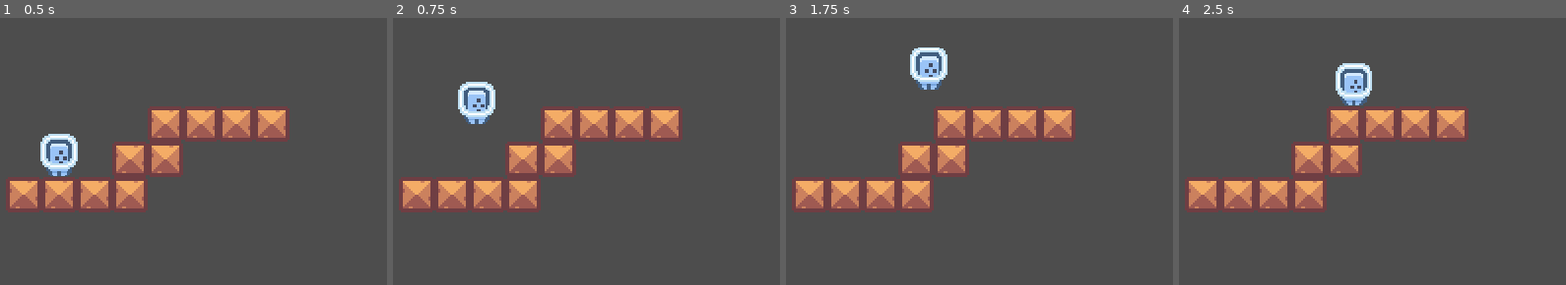
Above: before the commit, frames 1-4 (left to right).
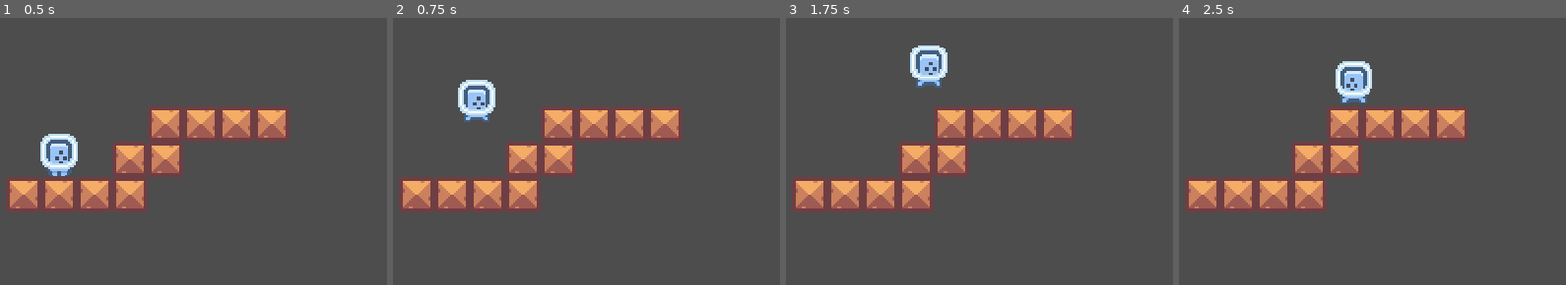
Above: after the commit, the same moments.

Repository: kirby-b/Godot-Platformer
Game: Godot game, scene res://world.tscn
Two runs of this game, one before a commit and one after it. Both use one fixed random seed, a clock stepped at 60 frames per second and the inputs below.
Inputs:
- Up to frame 1 (0.5 s): no input
- Up to frame 2 (0.75 s): tap Enter (ui_accept) at 0.5 s; hold Right (ui_right) from 0.53 s (still down)
- Up to frame 3 (1.75 s): keep holding Right (ui_right); tap Enter (ui_accept) at 0.77, 1.52 s
- Up to frame 4 (2.5 s): release Right (ui_right) at 2.03 s; hold Left (ui_left) from 2.03 s (still down)

Frame 1 is identical in both runs. In frame 2, 0.7% of the frame differs, in the area x 16-27%, y 23-40%; in frame 3, 0.7%; in frame 4, 0.7%, in the area x 40-50%, y 16-33%.

Commit message:
Day 3

Diff:
--- a/Platformer-Tutorial/player.gd
+++ b/Platformer-Tutorial/player.gd
@@ -6,6 +6,8 @@
 # Get the gravity from the project settings to be synced with RigidBody nodes.
 var gravity = ProjectSettings.get_setting("physics/2d/default_gravity")
 
+@onready var sprite = $AnimatedSprite2D
+
 func _ready():
 	pass
 
@@ -13,7 +15,6 @@
 	# Add the gravity.
 	if not is_on_floor():
 		velocity.y += gravity * delta
-
 	# Handle jump.
 	if Input.is_action_pressed("ui_accept") and is_on_floor():
 		velocity.y = JUMP_VELOCITY
@@ -21,11 +22,21 @@
 	# Get the input direction and handle the movement/deceleration.
 	# As good practice, you should replace UI actions with custom gameplay actions.
 	var direction = Input.get_axis("ui_left", "ui_right")
+	if direction > 0:
+		sprite.flip_h = true
+	elif direction < 0:
+		sprite.flip_h = false
 	if direction:
 		velocity.x = move_toward(velocity.x,direction * SPEED, 10)
 	elif not direction and not is_on_floor():
 		velocity.x = move_toward(velocity.x,direction * SPEED, 10)
 	else:
 		velocity.x = move_toward(velocity.x, 0, 20)
+	if is_on_floor() and direction:
+		sprite.play("run")
+	elif is_on_floor() and not direction:
+		sprite.play("idle")
+	elif not is_on_floor():
+		sprite.play("jump")
 
 	move_and_slide()
--- a/Platformer-Tutorial/player.tscn
+++ b/Platformer-Tutorial/player.tscn
@@ -1,9 +1,21 @@
-[gd_scene load_steps=6 format=3 uid="uid://buhrv3yofi81h"]
+[gd_scene load_steps=9 format=3 uid="uid://buhrv3yofi81h"]
 
 [ext_resource type="Texture2D" uid="uid://3p2wjb7fxj48" path="res://tilemap-characters_packed.png" id="1_0dp3w"]
 [ext_resource type="Script" path="res://player.gd" id="1_84ky7"]
 
 [sub_resource type="AtlasTexture" id="AtlasTexture_1fk7f"]
+atlas = ExtResource("1_0dp3w")
+region = Rect2(48, 0, 24, 24)
+
+[sub_resource type="AtlasTexture" id="AtlasTexture_gi57y"]
+atlas = ExtResource("1_0dp3w")
+region = Rect2(72, 0, 24, 24)
+
+[sub_resource type="AtlasTexture" id="AtlasTexture_0eekw"]
+atlas = ExtResource("1_0dp3w")
+region = Rect2(72, 0, 24, 24)
+
+[sub_resource type="AtlasTexture" id="AtlasTexture_k2a4r"]
 atlas = ExtResource("1_0dp3w")
 region = Rect2(48, 0, 24, 24)
 
@@ -15,6 +27,25 @@
 }],
 "loop": true,
 "name": &"idle",
+"speed": 5.0
+}, {
+"frames": [{
+"duration": 1.0,
+"texture": SubResource("AtlasTexture_gi57y")
+}],
+"loop": true,
+"name": &"jump",
+"speed": 5.0
+}, {
+"frames": [{
+"duration": 1.0,
+"texture": SubResource("AtlasTexture_0eekw")
+}, {
+"duration": 1.0,
+"texture": SubResource("AtlasTexture_k2a4r")
+}],
+"loop": true,
+"name": &"run",
 "speed": 5.0
 }]
 
@@ -28,7 +59,7 @@
 position = Vector2(-2.38419e-07, -2.38419e-07)
 scale = Vector2(0.9375, 0.9375)
 sprite_frames = SubResource("SpriteFrames_167ud")
-animation = &"idle"
+animation = &"run"
 flip_h = true
 
 [node name="CollisionShape2D" type="CollisionShape2D" parent="."]
